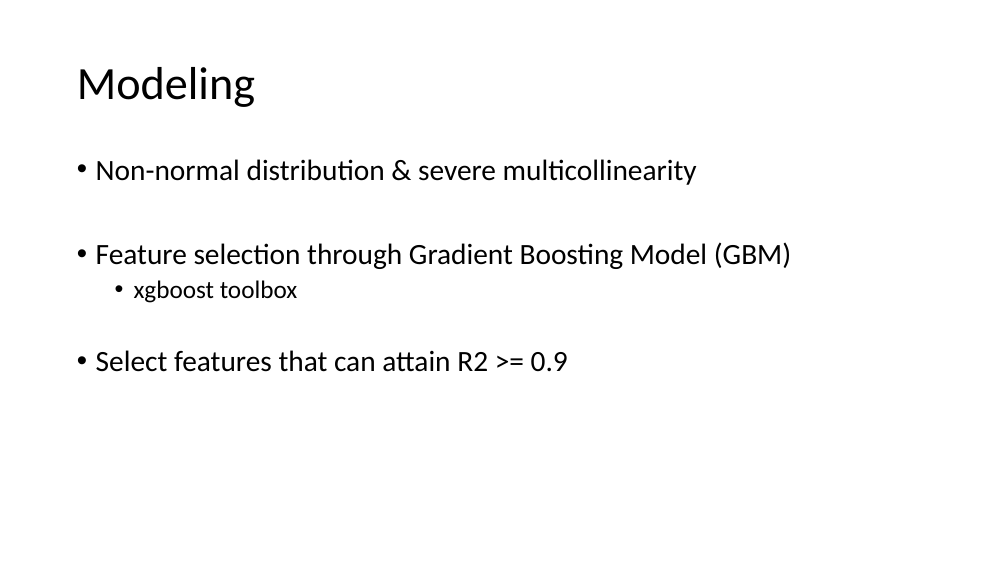
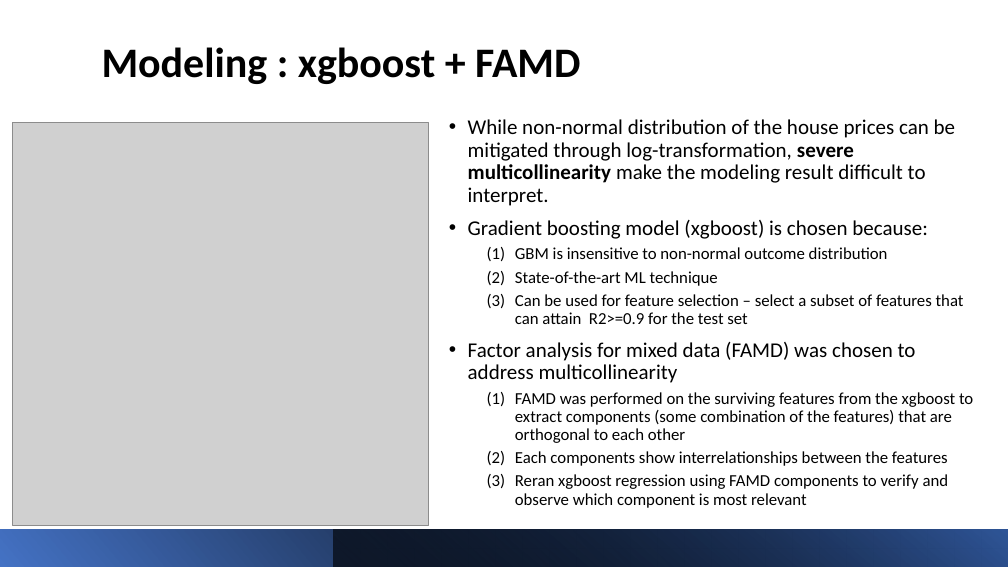
Before and after one commit to koeunlim/ML-Project, a slide deck: slide 7 of ML_Project_KL.pptx. Drawn at 1008x567 pixels with LibreOffice and Linux fonts; fonts in the diff are those of the drawing; grey boxes stand for pictures. Boxes give left, top, right and bottom in pixels: in the first picture for what was removed or moved away, otherwise in the second. Text is boxed around its words. In the diff, an @@ line names an element or a change of style, - is before the commit and + after.

```diff
--- a/ML_Project_KL.pptx
+++ b/ML_Project_KL.pptx
@@ title "Modeling : xgboost + FAMD" at <box>102,47,580,84</box>: vertical alignment middle to bottom @@
@@ title at <box>102,47,580,84</box>: text changed; size 44 to 40 pt; bold on @@
-Modeling
+Modeling : xgboost + FAMD
@@ text at <box>468,119,973,508</box>: text changed; size 28 to 16 pt @@
-• Non-normal distribution & severe multicollinearity
-• Feature selection through Gradient Boosting Model (GBM)
-  • xgboost toolbox
-• Select features that can attain R2 >= 0.9
+• While non-normal distribution of the house prices can be mitigated through log-transformation, severe multicollinearity make the modeling result difficult to interpret.
+• Gradient boosting model (xgboost) is chosen because:
+  (1) GBM is insensitive to non-normal outcome distribution
+  (2) State-of-the-art ML technique
+  (3) Can be used for feature selection – select a subset of features that can attain R2>=0.9 for the test set
+• Factor analysis for mixed data (FAMD) was chosen to address multicollinearity
+  (1) FAMD was performed on the surviving features from the xgboost to extract components (some combination of the features) that are orthogonal to each other
+  (2) Each components show interrelationships between the features
+  (3) Reran xgboost regression using FAMD components to verify and observe which component is most relevant
@@ picture added at <box>13,123,429,526</box> @@
@@ rectangle added at <box>0,529,1008,567</box>, fill gradient #4472C4 to #000000 @@
@@ rectangle added at <box>334,529,1008,567</box>, fill gradient #000000 to #2F5597 @@
```
Also in this commit, not shown: 5 other slides changed, 13 slides added, 6 slides removed, 3 other files.
